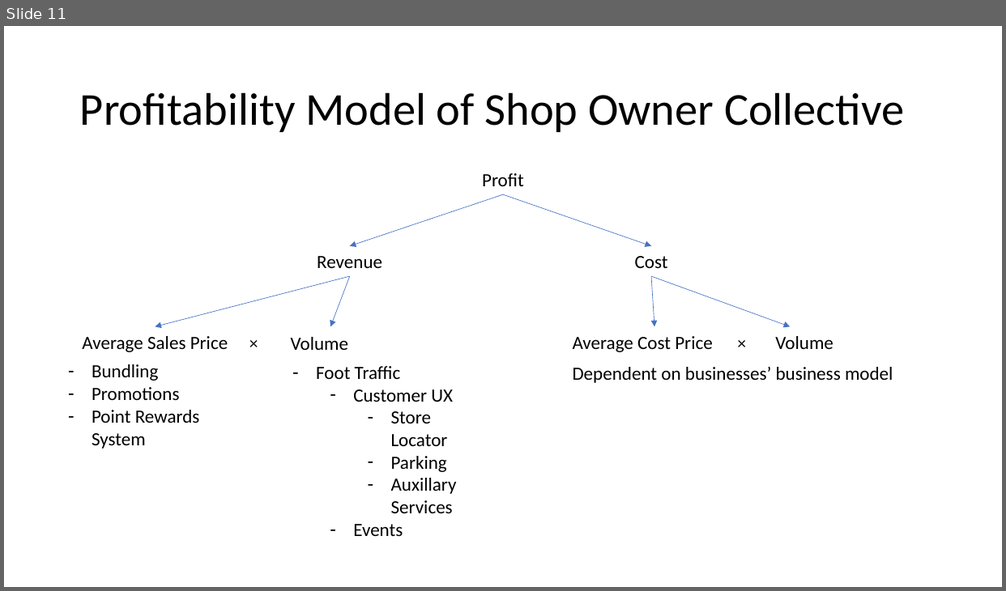
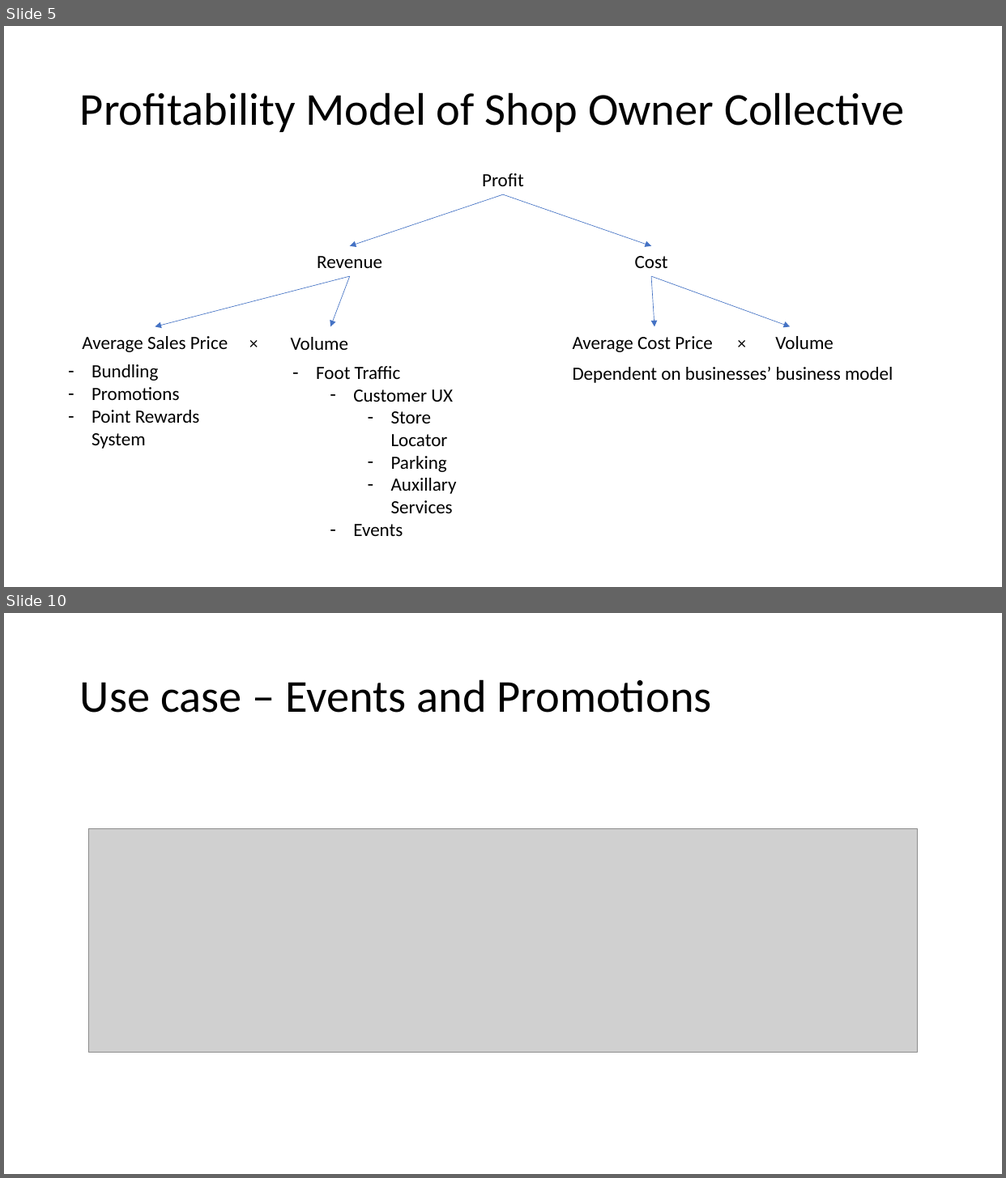
Before and after one commit to MeCode4Food/ACNAPI-code-challenge, a slide deck: documentation and slides/Business use case for Mall app.pptx. Shown one above the other, each under a label of ours: slide 11 before the commit, slides 5 and 10 after it; the slides between them are not shown. The pictures are 1006x591 and 1006x1178 pixels, drawn with LibreOffice and Linux fonts; fonts in the diff are those of the drawing; grey boxes stand for pictures. Boxes give left, top, right and bottom in pixels: in the first picture for what was removed or moved away, otherwise in the second. Text is boxed around its words. In the diff, an @@ line names an element or a change of style, - is before the commit and + after.

```diff
--- a/documentation and slides/Business use case for Mall app.pptx
+++ b/documentation and slides/Business use case for Mall app.pptx
@@ slide 10 added at (4, 613, 1002, 1174), background #FFFFFF @@
@@ title added at (80, 679, 712, 713), 44 pt, text #000000 @@
+Use case – Events and Promotions
@@ picture added at (88, 828, 918, 1053) @@
@@ what was slide 11 is now slide 5 @@
```
Also in this commit, not shown: 1 slide changed, 5 other slides added, 6 slides removed, 1 other file.
